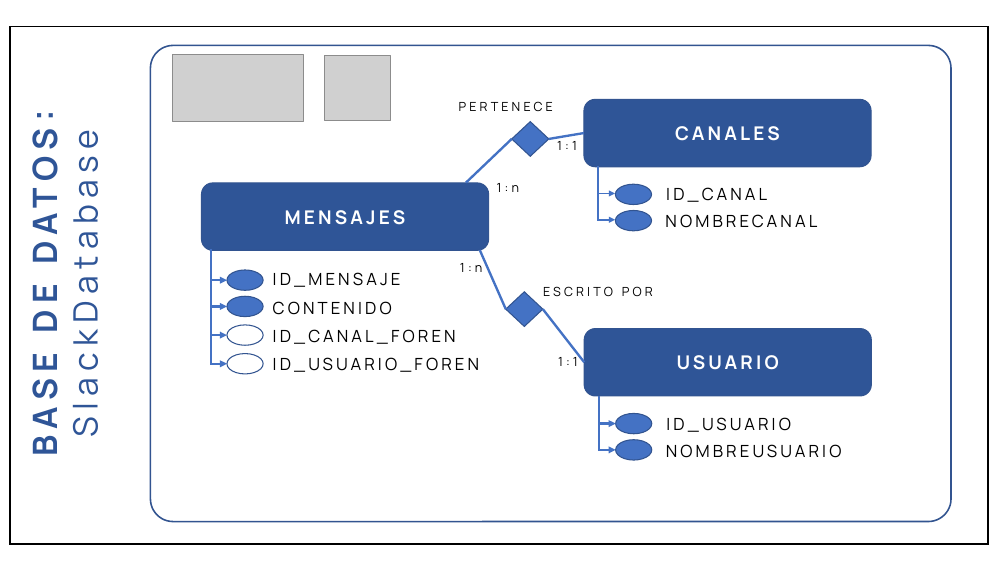
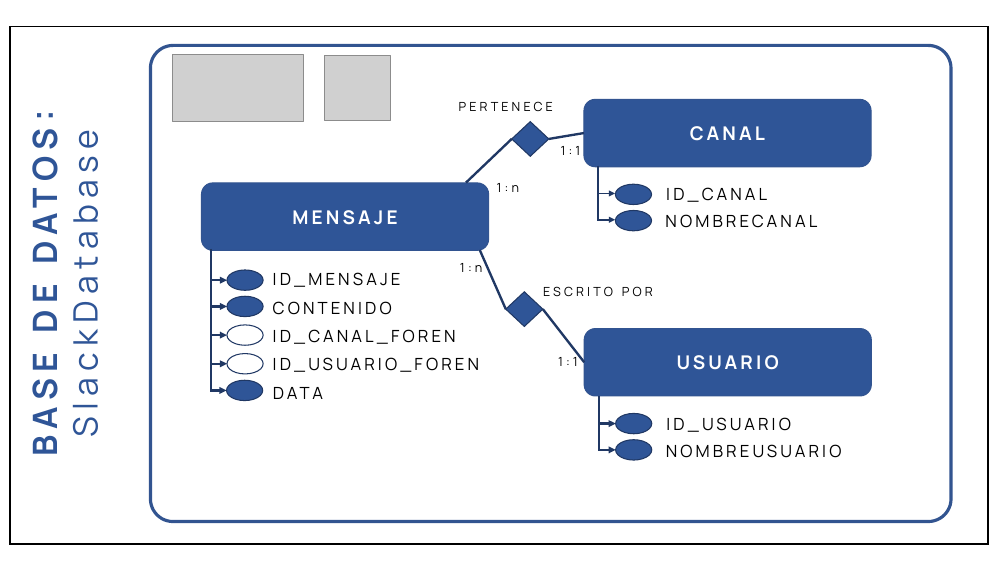
Before and after one commit to SebastianDuranV/TutorialesArquitecturaDeSoftware, a slide deck: slide 2 of Proyecto/ARQUITECTURA.pptx. Drawn at 1008x567 pixels with LibreOffice and Linux fonts; fonts in the diff are those of the drawing; grey boxes stand for pictures. Boxes give left, top, right and bottom in pixels: in the first picture for what was removed or moved away, otherwise in the second. Text is boxed around its words. In the diff, an @@ line names an element or a change of style, - is before the commit and + after.

```diff
--- a/Proyecto/ARQUITECTURA.pptx
+++ b/Proyecto/ARQUITECTURA.pptx
@@ rounded rectangle at <box>150,45,951,522</box>: outline #325491 1.5 pt to #325491 3 pt @@
@@ line (466, 183) - (512, 139): stroke #4472C4 2.25 pt to #203864 2.25 pt @@
@@ text "1:1": place and size @@
-text "1:1" at <box>557,138,577,150</box>
+text "1:1" at <box>561,146,581,155</box>
@@ line (549, 139) - (584, 133): stroke #4472C4 2.25 pt to #203864 2.25 pt @@
@@ text in rounded rectangle at <box>690,126,765,141</box>: text changed @@
-CANALES
+CANAL
@@ elbow arrow (598, 166) - (616, 220): stroke #4472C4 1.5 pt to #203864 1.5 pt @@
@@ elbow arrow (598, 167) - (616, 194): stroke #4472C4 1.5 pt to #203864 1.5 pt @@
@@ text in rounded rectangle at <box>292,210,397,225</box>: text changed @@
-MENSAJES
+MENSAJE
@@ elbow arrow (211, 250) - (227, 364): stroke #4472C4 2.25 pt to #203864 2.25 pt @@
@@ elbow arrow (211, 249) - (227, 335): stroke #4472C4 2.25 pt to #203864 2.25 pt @@
@@ elbow arrow (211, 249) - (227, 306): stroke #4472C4 2.25 pt to #203864 2.25 pt @@
@@ elbow arrow (211, 250) - (227, 281): stroke #4472C4 2.25 pt to #203864 2.25 pt @@
@@ elbow arrow added from (211, 251) to (227, 390), #203864 2.25 pt @@
@@ line (480, 250) - (506, 309): stroke #4472C4 2.25 pt to #203864 2.25 pt @@
@@ fill #4472C4 to #2F5597; outline #325491 1 pt to #203864 1 pt in 8 elements at <box>227,270,263,290</box>, <box>227,296,263,317</box>, <box>616,185,652,205</box>, <box>616,210,652,231</box>, <box>616,414,652,434</box>, <box>616,440,652,461</box>, <box>512,122,549,157</box>, <box>506,292,543,327</box> @@
@@ ellipse at <box>227,325,263,346</box>: outline #325491 1 pt to #203864 1 pt @@
@@ line (543, 309) - (585, 362): stroke #4472C4 2.25 pt to #203864 2.25 pt @@
@@ ellipse at <box>227,354,263,374</box>: outline #325491 1 pt to #203864 1 pt @@
@@ ellipse added at <box>227,380,263,401</box>, fill #2F5597, outline #203864 1 pt @@
@@ text added at <box>265,379,569,407</box>, 16 pt, text #000000 @@
+DATA
@@ elbow arrow (599, 396) - (616, 450): stroke #4472C4 2.25 pt to #203864 2.25 pt @@
@@ elbow arrow (599, 397) - (616, 423): stroke #4472C4 2.25 pt to #203864 2.25 pt @@
```
Also in this commit, not shown: 1 other slide changed, 10 other files.
